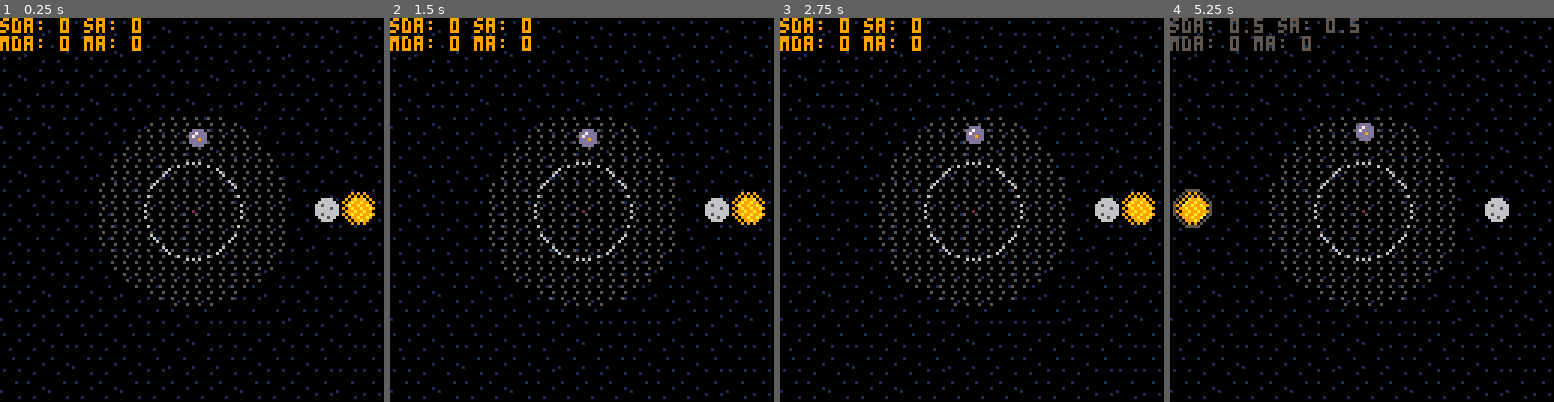
Above: before the commit, frames 1-4 (left to right).
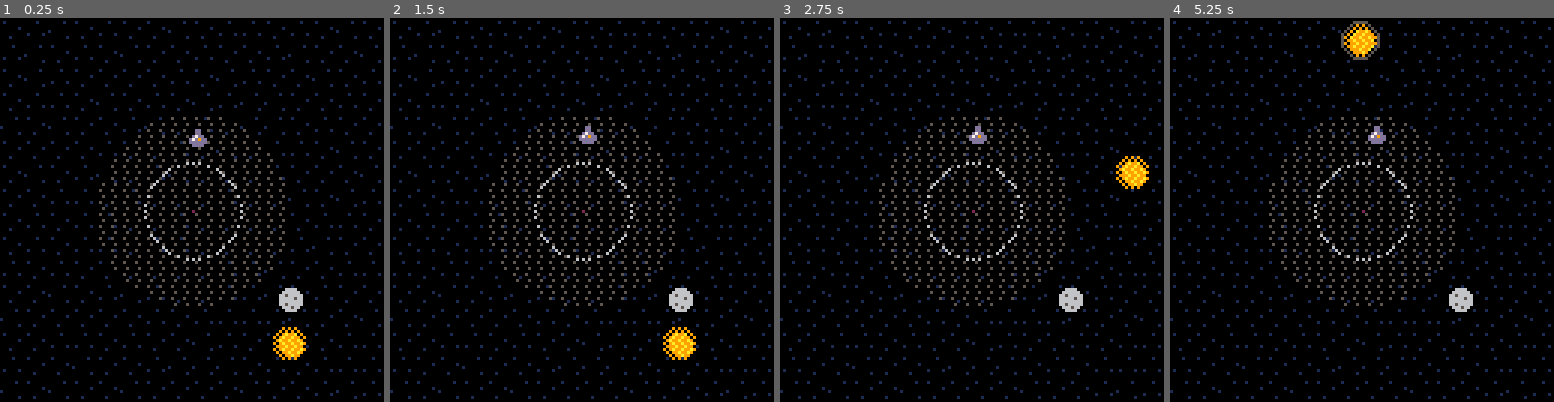
Above: after the commit, the same moments.

Repository: chiguire/cosmos_ggj22
Game: PICO-8 cartridge cosmos.p8
The game is run twice, just before and just after one commit, with the same random seed, the same clock (stepped at 60 frames per second) and the same inputs.
Inputs:
- Up to frame 1 (0.25 s): no input
- Up to frame 2 (1.5 s): tap X (X key) at 0.33, 1.07 s; tap O (Z key) at 0.7 s
- Up to frame 3 (2.75 s): hold Right 1.6-2.1 s; tap O (Z key) at 1.7, 2.1, 2.5 s; tap X (X key) at 1.85 s; hold Up 2.15-2.42 s; hold Right from 2.47 s (still down)
- Up to frame 4 (5.25 s): tap O (Z key) every 0.4 s from 2.9 to 4.9 s; tap X (X key) at 2.97, 4.08, 5.2 s; release Right at 3.03 s; hold Left 3.08-3.58 s; hold Down 3.63-3.97 s; hold Right 4.02-4.68 s; hold Up 4.73-5.03 s; hold Left from 5.08 s (still down)

The runs differ from the first frame. In frame 1, 2.7% of the frame differs, in the area x 0-98%, y 0-90%; in frame 2, 2.7%; in frame 3, 2.7%; in frame 4, 3.3%, in the area x 0-89%, y 0-77%.

Commit message:
Added satisfactory player input Starting refactoring for game states

Diff:
--- a/cosmos.p8
+++ b/cosmos.p8
@@ -4,9 +4,10 @@
 -- cosmos
 -- by ciro duran
 #include perlin.lua
+
+gamestate="playing" -- "menustart","win"
+
 cx=64 cy=64
-
---angle_speed = 0.002
 sun_player=0
 sun_angle=0
 sun_angle_direction=0
@@ -135,6 +136,20 @@
 end
 
 function _update()
+	if (gamestate == "menustart") then
+		update_menustart()
+	elseif (gamestate == "playing") then
+		update_playing()
+	elseif (gamestate == "win") then
+		update_win()
+	end
+end
+
+function update_menustart()
+
+end
+
+function update_playing()
 	-- read all input
 	input = {
 		sun = {
@@ -161,6 +176,11 @@
 	if (new_sun_desired_angle ~= false) then
 		sun_desired_angle = new_sun_desired_angle
 		sun_angle_direction = get_angle_direction(sun_angle, sun_desired_angle)
+		if (sun_angle_direction > 0 and sun_angle > sun_desired_angle) then
+			sun_desired_angle += 1.0
+		elseif (sun_angle_direction < 0 and sun_angle < sun_desired_angle) then
+			sun_angle += 1.0
+		end
 	end
 
 	sun_angle = move_angle(sun_angle, sun_angle_direction, sun_desired_angle)
@@ -171,6 +191,11 @@
 	if (new_moon_desired_angle ~= false) then
 		moon_desired_angle = new_moon_desired_angle
 		moon_angle_direction = get_angle_direction(moon_angle, moon_desired_angle)
+		if (sun_angle_direction > 0 and sun_angle > sun_desired_angle) then
+			sun_desired_angle += 1.0
+		elseif (sun_angle_direction < 0 and sun_angle < sun_desired_angle) then
+			sun_angle += 1.0
+		end
 	end
 
 	moon_angle = move_angle(moon_angle, moon_angle_direction, moon_desired_angle)
@@ -249,6 +274,10 @@
 	end
 end
 
+function update_win()
+
+end
+
 function get_desired_angle(i)
 	if (i.up) then
 		if (i.left) then
@@ -282,7 +311,7 @@
 -- returns 0 if a1 == a0
 function get_angle_direction(a0, a1)
 	-- modified dot product
-	modified_dot = cos(a0)*-1*sin(a0)+sin(a0)*cos(a1)
+	modified_dot = cos(a0)*-1*sin(a1)+sin(a0)*cos(a1)
 
 	if (modified_dot > 0) then
 		return 1
@@ -293,88 +322,111 @@
 	end
 end
 
-function move_angle(angle, angle_direction, desired_angle)
-	return desired_angle
+function move_angle(current_angle, angle_direction, desired_angle)
+	result = current_angle + angle_direction*(6.0/360.0)
+
+	if (abs(result - desired_angle) < (8.0/360.0)) then
+		result = desired_angle
+	end
+
+	while (result >= 1.0) do
+		result -= 1.0
+	end
+	while (result < 0.0) do
+		result += 1.0
+	end
+
+	return result
 end
 
 function _draw()
- cls(0)
- map(0, 0, 0, 0, 16, 16)
-
- -- draw plain earth
- fillp(0b1111101111111101.1)
- circfill(cx, cy, earth_radius, 5)
-
- -- draw intensity coverage
- for i=1,current_intensities do
-  m=moods[i]
-  fillp(m.fill)
-  circfill(cx, cy, earth_radius*(m.intensity/max_intensity), m.bg_color)
+ if (gamestate == "menustart") then
+	draw_menustart()
+ elseif (gamestate == "playing") then
+	draw_playing()
+ elseif (gamestate == "win") then
+	draw_win()
  end
 
- -- draw increase radius
- fillp(0b0101101001011010.1)
- circ(cx,cy,earth_radius*dot_increaseradius_mult,6)
-
- -- draw intensity stars
- for i=1,current_intensities do
-	m=moods[i]
-	for j=1,flr(m.intensity) do
-		rndstar(m.color,j,m.start_angle)
-	end
- end
-
- -- draw dots
- for i=1,current_intensities do
-	m=moods[i]
-	if (m.dotanglecollide ~= false) then
-		drawdotcollider(m.dotx, m.doty, m.dotanglecollide)
-	end
-	spr(m.dotspr, m.dotx-4, m.doty-4)
-	dotincreasestatus=dotstatus(m.dotx,m.doty)
-	if (dotincreasestatus == "+") then
-		spr(18,m.dotx-1,m.doty-1)
-	elseif (dotincreasestatus == "-") then
-		spr(20,m.dotx-1,m.doty-1)
-	else
-		spr(19,m.dotx-1,m.doty-1)
-	end
- end
-
- -- sun halo
- do
- 	x,y=polarcoord(cx,cy,sun_radius,sun_angle)
-	fillpattern=flr(1+time()*5%count(sun_fills))
-	fillp(sun_fills[fillpattern])
-	circfill(x-1, y-1, 5, 9)
- end
-
- -- draw moon
- polarspr(6,cx,cy,moon_radius,moon_angle)
- -- draw sun
- polarspr(1,cx,cy,sun_radius,sun_angle)
-
- -- draw attracting/repelling waves for the sun
- fillp(0)
- if (input.sun.repelling) then
-	x,y=polarcoord(cx,cy,sun_radius,sun_angle)
-	circ(x-1, y-1, 4+(time()*5%3), 5)
- elseif (input.sun.attracting) then
-	x,y=polarcoord(cx,cy,sun_radius,sun_angle)
-	circ(x-1, y-1, 7-(time()*5%3), 2)
- end
-
- -- draw attracting/repelling waves for the moon
- if (input.moon.repelling) then
-	x,y=polarcoord(cx,cy,moon_radius,moon_angle)
-	circ(x-1, y-1, 4+(time()*5%3), 5)
- elseif (input.moon.attracting) then
-	x,y=polarcoord(cx,cy,moon_radius,moon_angle)
-	circ(x-1, y-1, 7-(time()*5%3), 2)
- end
-
- print("sda: "..tostring(sun_desired_angle).." sa: "..tostring(sun_angle))
- print("mda: "..tostring(moon_desired_angle).." ma: "..tostring(moon_angle))
+ --print("sda: "..tostring(sun_desired_angle).." sa: "..tostring(sun_angle).." sad: "..tostring(sun_angle_direction))
+ --print("mda: "..tostring(moon_desired_angle).." ma: "..tostring(moon_angle).." mad: "..tostring(moon_angle_direction))
+end
+
+function draw_playing()
+	cls(0)
+	map(0, 0, 0, 0, 16, 16)
+
+	-- draw plain earth
+	fillp(0b1111101111111101.1)
+	circfill(cx, cy, earth_radius, 5)
+
+	-- draw intensity coverage
+	for i=1,current_intensities do
+	 m=moods[i]
+	 fillp(m.fill)
+	 circfill(cx, cy, earth_radius*(m.intensity/max_intensity), m.bg_color)
+	end
+
+	-- draw increase radius
+	fillp(0b0101101001011010.1)
+	circ(cx,cy,earth_radius*dot_increaseradius_mult,6)
+
+	-- draw intensity stars
+	for i=1,current_intensities do
+	   m=moods[i]
+	   for j=1,flr(m.intensity) do
+		   rndstar(m.color,j,m.start_angle)
+	   end
+	end
+
+	-- draw dots
+	for i=1,current_intensities do
+	   m=moods[i]
+	   if (m.dotanglecollide ~= false) then
+		   drawdotcollider(m.dotx, m.doty, m.dotanglecollide)
+	   end
+	   spr(m.dotspr, m.dotx-4, m.doty-4)
+	   dotincreasestatus=dotstatus(m.dotx,m.doty)
+	   if (dotincreasestatus == "+") then
+		   spr(18,m.dotx-1,m.doty-1)
+	   elseif (dotincreasestatus == "-") then
+		   spr(20,m.dotx-1,m.doty-1)
+	   else
+		   spr(19,m.dotx-1,m.doty-1)
+	   end
+	end
+
+	-- sun halo
+	do
+		x,y=polarcoord(cx,cy,sun_radius,sun_angle)
+	   fillpattern=flr(1+time()*5%count(sun_fills))
+	   fillp(sun_fills[fillpattern])
+	   circfill(x-1, y-1, 5, 9)
+	end
+
+	-- draw moon
+	polarspr(6,cx,cy,moon_radius,moon_angle)
+	-- draw sun
+	polarspr(1,cx,cy,sun_radius,sun_angle)
+
+	-- draw attracting/repelling waves for the sun
+	fillp(0)
+	if (input.sun.repelling) then
+	   x,y=polarcoord(cx,cy,sun_radius,sun_angle)
+	   circ(x-1, y-1, 4+(time()*5%3), 5)
+	elseif (input.sun.attracting) then
+	   x,y=polarcoord(cx,cy,sun_radius,sun_angle)
+	   circ(x-1, y-1, 7-(time()*5%3), 2)
+	end
+
+	-- draw attracting/repelling waves for the moon
+	if (input.moon.repelling) then
+	   x,y=polarcoord(cx,cy,moon_radius,moon_angle)
+	   circ(x-1, y-1, 4+(time()*5%3), 5)
+	elseif (input.moon.attracting) then
+	   x,y=polarcoord(cx,cy,moon_radius,moon_angle)
+	   circ(x-1, y-1, 7-(time()*5%3), 2)
+	end
 end
 
 -- draw a star
@@ -458,12 +510,12 @@
 
 __gfx__
 0000000000a99a000000000000000000000000000000000000666600000000000000000000000000000000000000000000000000000000000000000000000000
-000000000a99a99000dddd0000eeee0000ffff0000aaaa0006666660000000000000000000000000000000000000000000000000000000000000000000000000
-00700700a99a99a90dd7ddd00ee7eee00ff7fff00aa7aaa066566666000000000000000000000000000000000000000000000000000000000000000000000000
-000770009a99a99a0d7dddd00e7eeee00f7ffff00a7aaaa066666566000000000000000000000000000000000000000000000000000000000000000000000000
-0007700099a99a990dddddd00eeeeee00ffffff00aaaaaa066666666000000000000000000000000000000000000000000000000000000000000000000000000
-007007009a99a99a0dddddd00eeeeee00ffffff00aaaaaa066566666000000000000000000000000000000000000000000000000000000000000000000000000
-00000000099a99a000dddd0000eeee0000ffff0000aaaa0006665660000000000000000000000000000000000000000000000000000000000000000000000000
+000000000a99a990000dd0000e0000e000ffff00000aaa0006666660000000000000000000000000000000000000000000000000000000000000000000000000
+00700700a99a99a9000dd0000e700ee00ff77ff000aa7aa066566666000000000000000000000000000000000000000000000000000000000000000000000000
+000770009a99a99a00d7dd000e70eee000ffff000aaaa7a066666566000000000000000000000000000000000000000000000000000000000000000000000000
+0007700099a99a990d7dddd00eeeeee000ffff000aaaaaa066666666000000000000000000000000000000000000000000000000000000000000000000000000
+007007009a99a99a0dddddd00eeeeee00ffffff0000aaaa066566666000000000000000000000000000000000000000000000000000000000000000000000000
+00000000099a99a000dddd0000eeee0000ffff000000aa0006665660000000000000000000000000000000000000000000000000000000000000000000000000
 000000000099a9000000000000000000000000000000000000666600000000000000000000000000000000000000000000000000000000000000000000000000
 00000000000000000800000000000000000000000000000000000000000000000000000000000000000000000000000000000000000000000000000000000000
 00000000000000008880000009000000555000000000000000000000000000000100000000000000000000000000000000000000000000000000000000000000
Not shown, changed: the thumbnail (__label__) section of cosmos.p8
